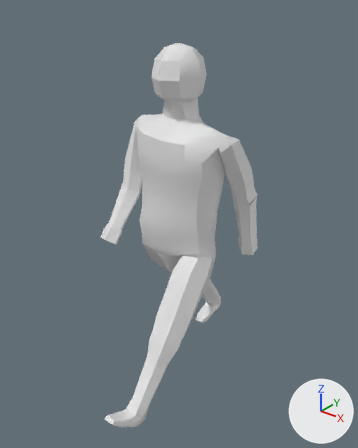
The Blender file Assets/FileDump/Blender/human_01.blend, before and after one commit.
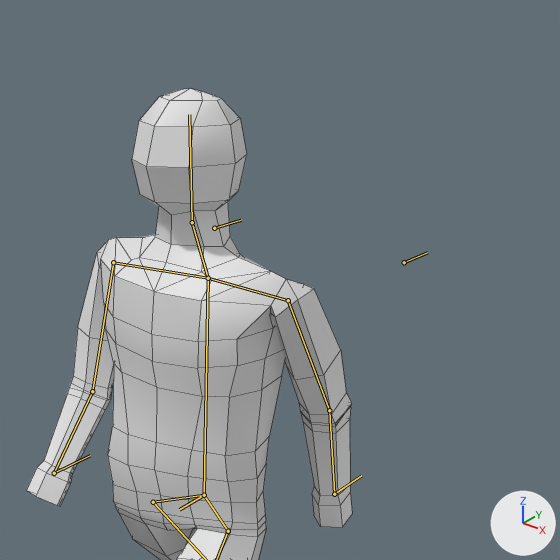
Each version appears first whole from a 50 mm camera at (1.479, -1.834, 2.056) aimed at (0.029, -0.022, 0.933), and next in a close-up on the part from 24% to 100% of the width and 0% to 60% of the height. Arrows for +X, +Y and +Z are at lower right; the lights stay in place. Both versions are drawn at frame 0 of the action 'Walking'; the numbers are the values there. The bones that bend it are drawn over the model as lines in the close-ups. The close-ups show mesh edges as thin lines.

Names of what the first close-up shows: 'Man'.
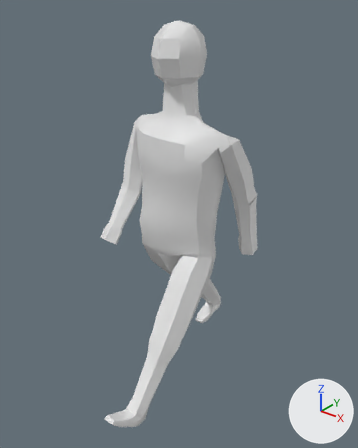
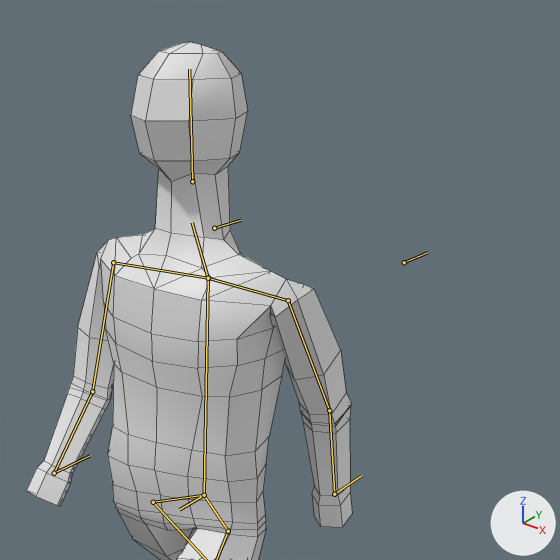
Changed parts and their boxes (x1, y1, x2, y2) in the close-ups (560 x 560 px):
'Man', posed: before (26, 88, 352, 560); after (26, 42, 352, 560)
bone 'Head', root to tip: before (192, 222) to (189, 114); after (192, 181) to (189, 69)

Edits to the bpy script that builds the scene:
```text
Change bone_head:
    where bone_head = bpy.data.objects['Armature'].pose.bones['Head']  # child of 'Neck'
    bone_head.location: (0.0, 0.0, 0.0) -> (0.0, 0.093, -0.004)
```
